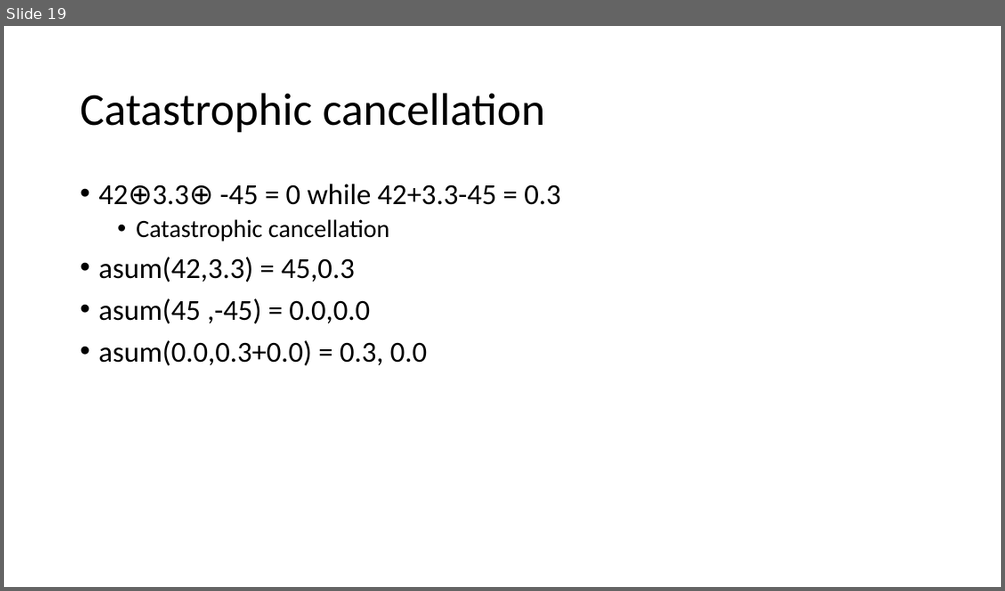
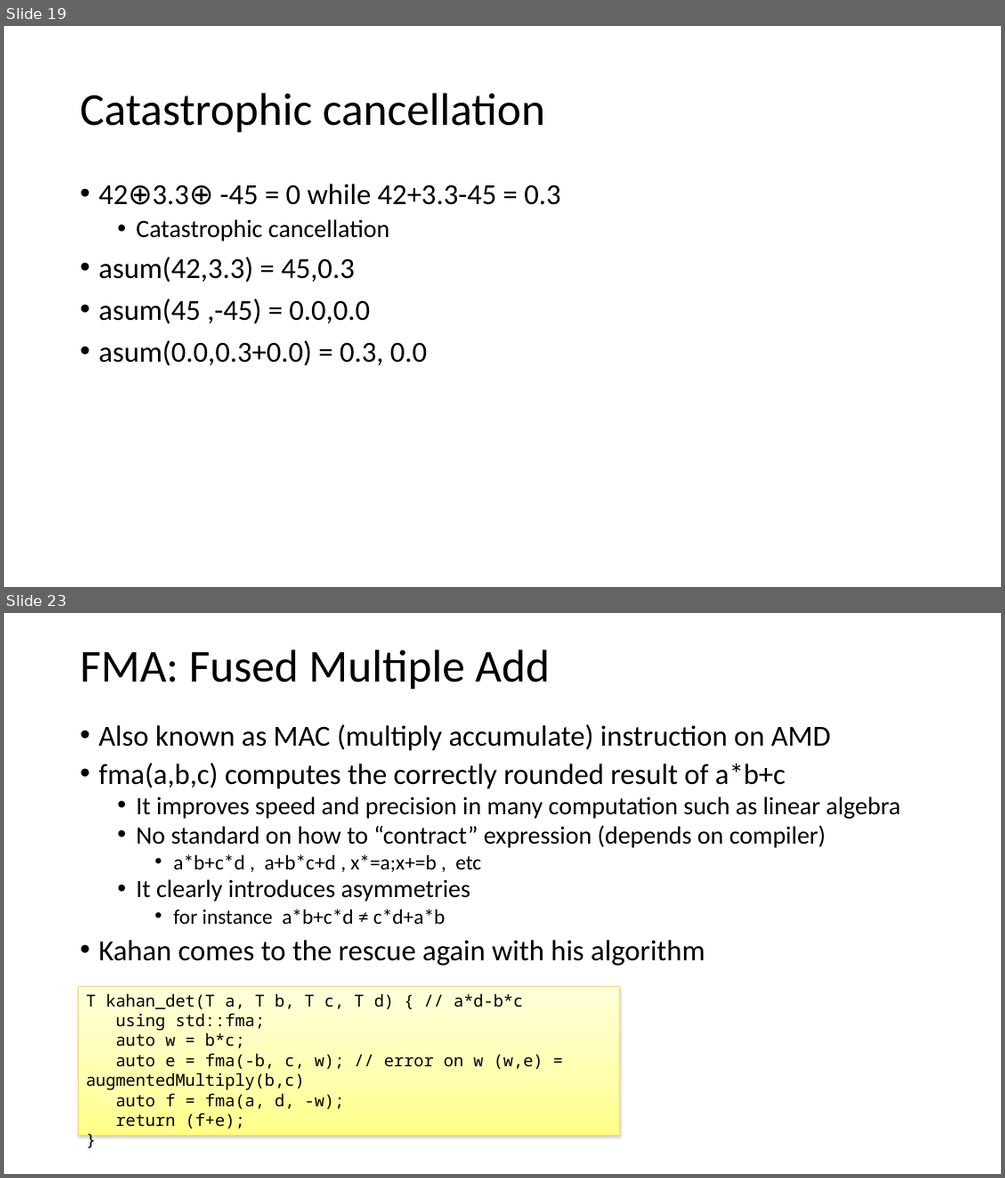
Before and after one commit to VinInn/FPCourse, a slide deck: Slides/FPforScientist.pptx. Shown one above the other, each under a label of ours: slide 19 before the commit, slides 19 and 23 after it; the slides between them are not shown. The pictures are 1005x591 and 1005x1178 pixels, drawn with LibreOffice and Linux fonts; fonts in the diff are those of the drawing. Boxes give left, top, right and bottom in pixels: in the first picture for what was removed or moved away, otherwise in the second. Text is boxed around its words. In the diff, an @@ line names an element or a change of style, - is before the commit and + after.

```diff
--- a/Slides/FPforScientist.pptx
+++ b/Slides/FPforScientist.pptx
@@ slide 23 added at bbox=[4, 613, 1001, 1174], background #FFFFFF @@
@@ title added at bbox=[80, 649, 550, 690], 44 pt, text #000000 @@
+FMA: Fused Multiple Add
@@ text added at bbox=[98, 724, 900, 965], 24 pt, text #000000 @@
+• Also known as MAC (multiply accumulate) instruction on AMD
+• fma(a,b,c) computes the correctly rounded result of a*b+c
+  • It improves speed and precision in many computation such as linear algebra
+  • No standard on how to “contract” expression (depends on compiler)
+    • a*b+c*d , a+b*c+d , x*=a;x+=b , etc
+  • It clearly introduces asymmetries
+    • for instance a*b+c*d ≠ c*d+a*b
+• Kahan comes to the rescue again with his algorithm
@@ rectangle added at bbox=[79, 986, 619, 1135], fill gradient #FFFFDC to #FFFFAC to #FFFF88, outline #FADD4D 0.75 pt, 16 pt, text #000000 @@
+T kahan_det(T a, T b, T c, T d) { // a*d-b*c
+using std::fma;
+auto w = b*c;
+auto e = fma(-b, c, w); // error on w (w,e) = augmentedMultiply(b,c)
+auto f = fma(a, d, -w);
+return (f+e);
+}
```
Also in this commit, not shown: 1 slide changed, 2 other slides added.
